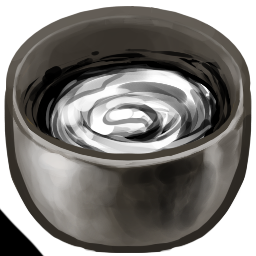
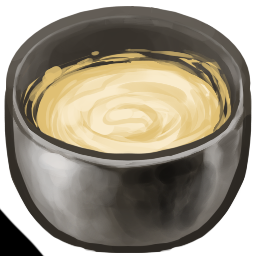
Two versions of the same layered image (256x256). Layer-by-layer changes:
painted on "Bowl INK" over box(18, 48, 232, 156)
painted on "Bowl paint" over box(18, 48, 232, 156)
hid group "Group 22" (2 layers) over box(18, 48, 232, 156)
painted on "Paint Layer 21" over box(18, 48, 232, 156)
painted on "Paint Layer 20" over box(18, 48, 232, 156)
